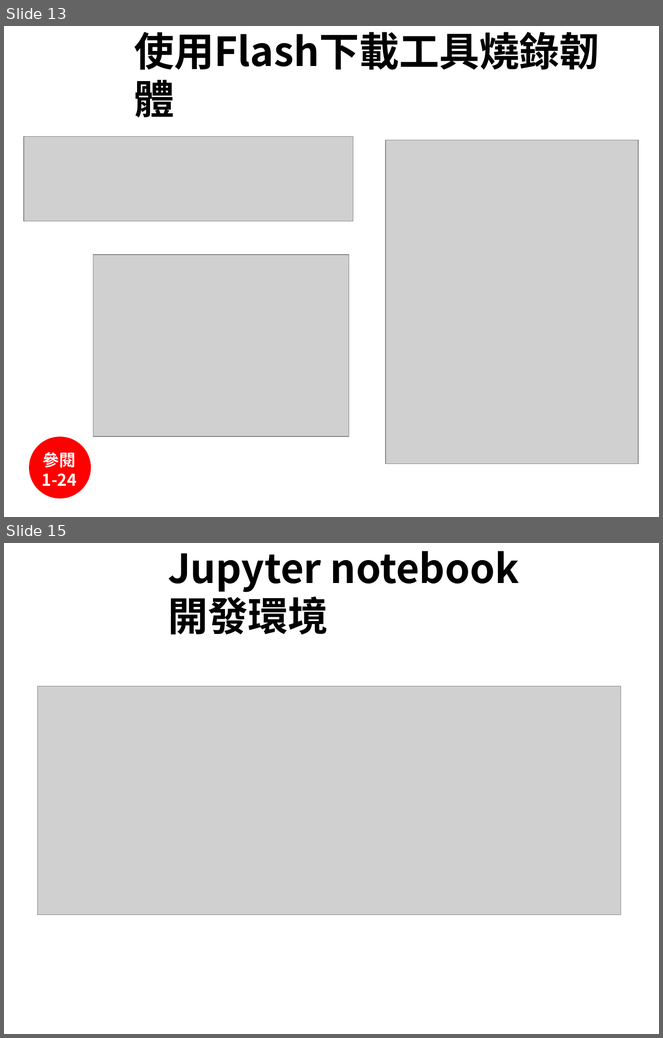
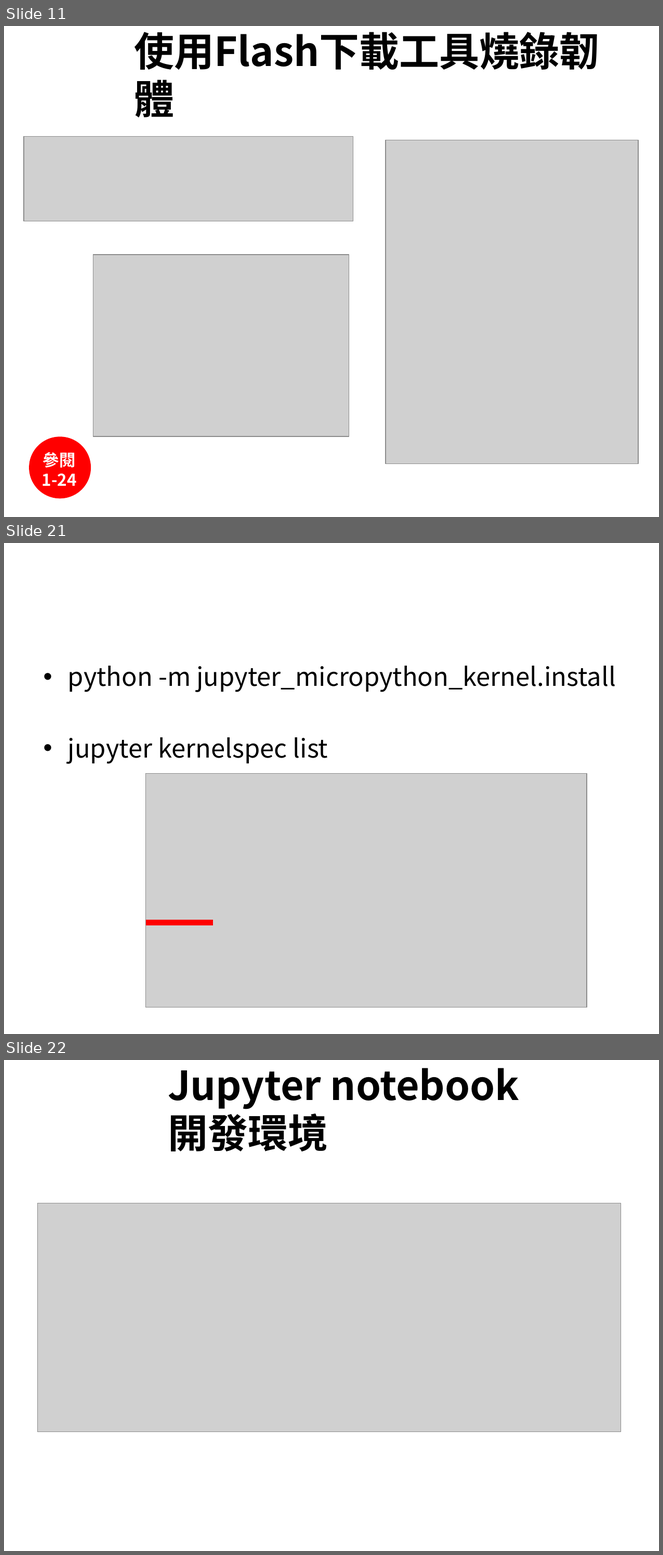
Before and after one commit to jumbokh/micropython_class, a slide deck: Micropython_20200613.pptx. Shown one above the other, each under a label of ours: slides 13 and 15 before the commit, slides 11, 21 and 22 after it; the slides between them are not shown. The pictures are 663x1038 and 663x1555 pixels, drawn with LibreOffice and Linux fonts; fonts in the diff are those of the drawing; grey boxes stand for pictures; background and template pictures are left out. Boxes give left, top, right and bottom in pixels: in the first picture for what was removed or moved away, otherwise in the second. Text is boxed around its words. In the diff, an @@ line names an element or a change of style, - is before the commit and + after.

```diff
--- a/Micropython_20200613.pptx
+++ b/Micropython_20200613.pptx
@@ slide 21 added at (4, 543, 659, 1034), background #FFFFFF @@
@@ text added at (68, 666, 616, 764), 28 pt, text #000000 @@
+• python -m jupyter_micropython_kernel.install
+• jupyter kernelspec list
@@ picture added at (146, 774, 587, 1008) @@
@@ line added from (146, 923) to (213, 923), #FF0000 6 pt @@
@@ what was slide 13 is now slide 11 @@
@@ what was slide 15 is now slide 22 @@
```
Also in this commit, not shown: 1 slide changed, 12 other slides added, 3 slides removed, 1 other file.
